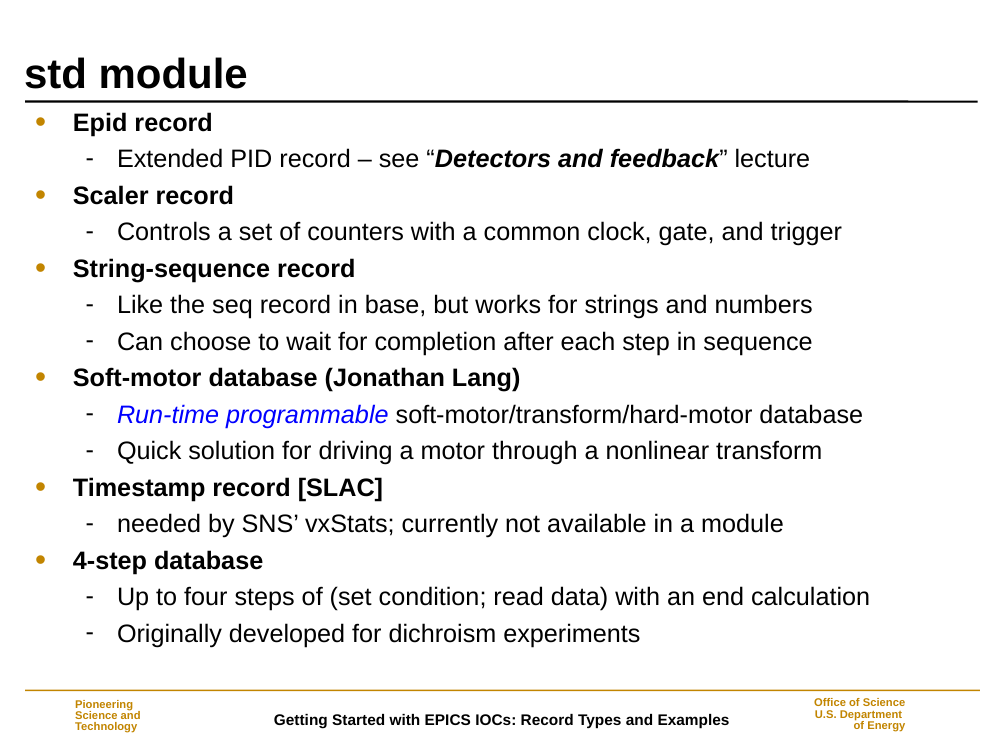
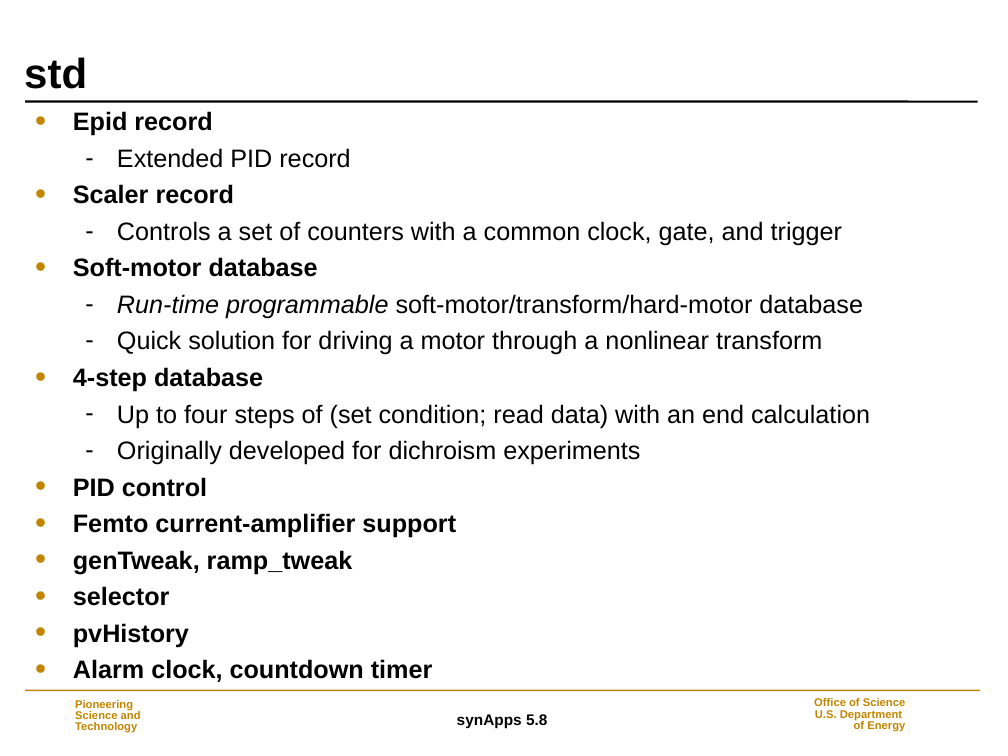
Before and after one commit to EPICS-synApps/documentation, a slide deck: slide 40 of IntroToSynApps.ppt (slide 33 before the commit). Drawn at 1008x756 pixels with LibreOffice and Linux fonts; fonts in the diff are those of the drawing; background and template pictures are left out. Boxes give left, top, right and bottom in pixels: in the first picture for what was removed or moved away, otherwise in the second. Text is boxed around its words. In the diff, an @@ line names an element or a change of style, - is before the commit and + after.

Commit message:
synApps_5_8

```diff
--- a/IntroToSynApps.ppt
+++ b/IntroToSynApps.ppt
@@ title at [24,57,87,89]: text changed @@
-std module
+std
@@ text at [117,148,350,168]: text changed @@
-  – Extended PID record – see “Detectors and feedback” lecture
+  – Extended PID record
@@ text at [73,257,318,277]: text changed; bold on @@
-• String-sequence record
-  – Like the seq record in base, but works for strings and numbers
-  – Can choose to wait for completion after each step in sequence
-• Soft-motor database (Jonathan Lang)
+• Soft-motor database
@@ text at [117,294,863,319]: text colour #0000FF to #000000 in "Run-time programmable" @@
@@ text at [73,477,784,538]: paragraphs removed @@
-• Timestamp record [SLAC]
-  – needed by SNS’ vxStats; currently not available in a module
@@ text at [73,477,456,682]: paragraphs added @@
+• PID control
+• Femto current-amplifier support
+• genTweak, ramp_tweak
+• selector
+• pvHistory
+• Alarm clock, countdown timer
@@ text at [457,714,547,728]: text changed @@
-Getting Started with EPICS IOCs: Record Types and Examples
+synApps 5.8
```
Also in this commit, not shown: 36 other slides changed, 13 slides added, 4 slides removed.
